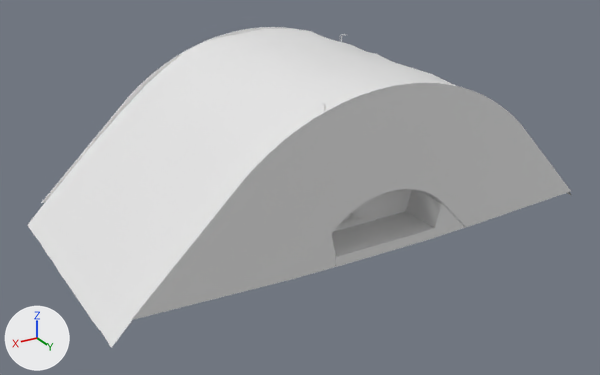
One commit to the glTF model Models/Locations/glTF-Locations-Exports/NuclearPlant.glb: the scene before it, then after it.
Camera for both pictures: a 50 mm camera at (3.97, 7.01, 3.23) aimed at (0.13, 0.6, 0.02). Every picture has the same lights, and +X, +Y and +Z are marked at lower left. Vertices at the same position are counted once.

The first picture shows 'NuclearPlant-RegolithOverlay', 'NuclearReactorBuilding'.
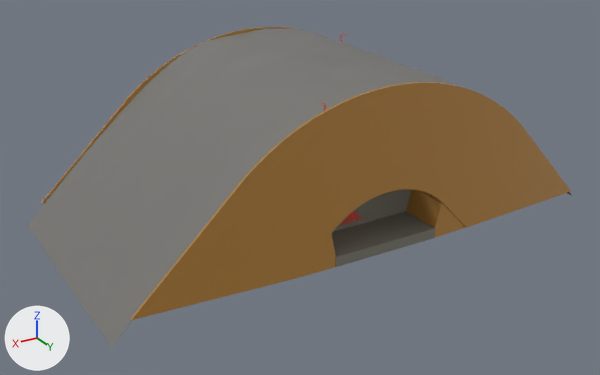
Boxes (x1, y1, x2, y2) around the edits, measured in the pictures (600 x 375 px):
'NuclearPlant-RegolithOverlay', recoloured (white to grey): (27, 28, 572, 348) in both
part 1 of me_cube_043, recoloured: (41, 27, 571, 320) in both
part 2 of me_cube_043, recoloured: (332, 190, 435, 267) in both

What changed in the scene script:
```text
Add mat_regolithfused_temp:
    mat_regolithfused_temp = principled_material('RegolithFused-temp')
    mat_regolithfused_temp.base_color = (0.179, 0.175, 0.165)  # grey #757471
Add mat_claygray_matte:
    mat_claygray_matte = principled_material('ClayGray_Matte')
    mat_claygray_matte.base_color = (0.22, 0.212, 0.174)  # grey #817f74
    mat_claygray_matte.roughness = 0.9
Add mat_caramel_semigloss:
    mat_caramel_semigloss = principled_material('Caramel_Semigloss')
    mat_caramel_semigloss.base_color = (0.497, 0.242, 0.0467)  # orange #bb873d
Change me_cube_043:
    where me_cube_043.from_pydata(...)  # 881 vertices, 1807 faces; spans x -2.44..2.29, y -0.79..1.73, z -0.25..1.3
    used by ob_nuclearreactorbuilding; location = (0.0, 0.0, 0.0)
    me_cube_043 part 1: 990 faces spanning x -2.44..2.29, y -0.79..1.73, z -0.25..1.3 switch from no material to mat_caramel_semigloss (orange #bb873d)
    me_cube_043 part 2: 798 faces spanning x -0.72..0.48, y -0.77..1.72, z -0.25..0.34 switch from no material to mat_claygray_matte (grey #817f74)
Change me_plane_009:
    where me_plane_009.from_pydata(...)  # 276 vertices, 484 faces; spans x -1.24..3.72, y -1.24..1.26, z -0.04..1.67
    add me_plane_009.materials.append(mat_regolithfused_temp)  # grey #757471
```
